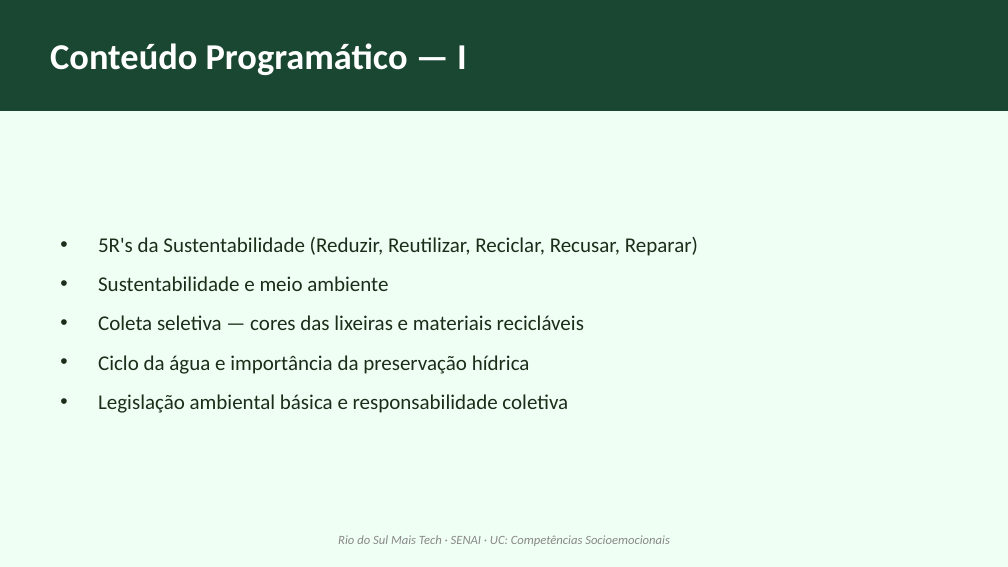
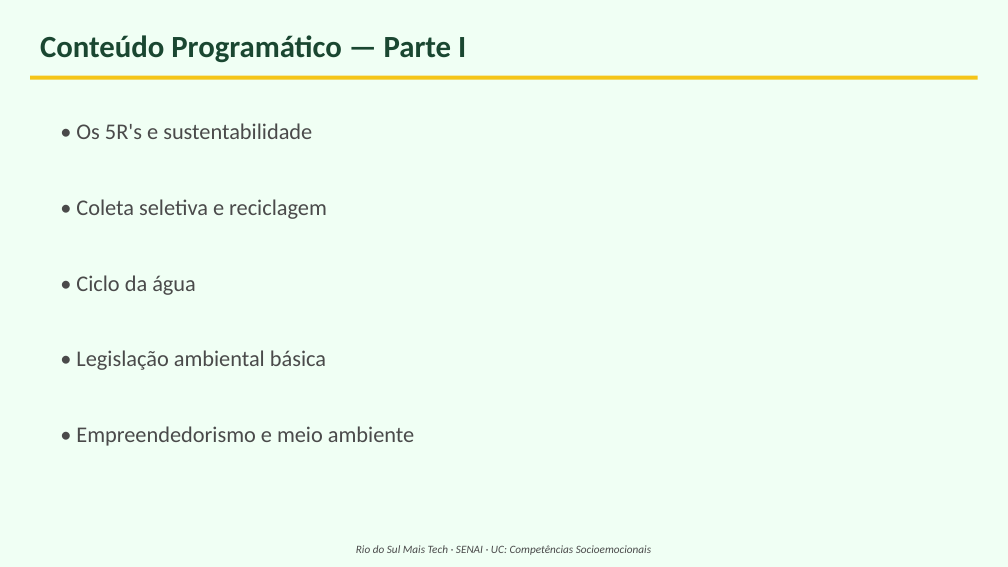
Before and after one commit to Gelvazio/professor-senai, a slide deck: slide 9 of sistema/FICHA-PRODUTO-MAIS-TECH/CompetenciasSocioemocionaisEmpreendedorismo/Slides_Competencias_Socioemocionais_Empreendedorismo.pptx. Drawn at 1008x567 pixels with LibreOffice and Linux fonts; fonts in the diff are those of the drawing. Boxes give left, top, right and bottom in pixels: in the first picture for what was removed or moved away, otherwise in the second. Text is boxed around its words. In the diff, an @@ line names an element or a change of style, - is before the commit and + after.

Commit message:
feat(uc1): adicionar slides faltantes (IE, liderança, legislação, A3P, SWOT, Canvas, financeiro, negociação, virtudes, pitch)

```diff
--- a/sistema/FICHA-PRODUTO-MAIS-TECH/CompetenciasSocioemocionaisEmpreendedorismo/Slides_Competencias_Socioemocionais_Empreendedorismo.pptx
+++ b/sistema/FICHA-PRODUTO-MAIS-TECH/CompetenciasSocioemocionaisEmpreendedorismo/Slides_Competencias_Socioemocionais_Empreendedorismo.pptx
@@ text at <box>40,35,466,63</box>: text changed; size 26 to 22 pt; text colour #FFFFFF to #1A4731 @@
-Conteúdo Programático — I
+Conteúdo Programático — Parte I
@@ rectangle: place and size @@
-rectangle at <box>0,0,1008,111</box>
+rectangle at <box>30,76,978,80</box>
@@ rectangle at <box>30,76,978,80</box>: fill #1A4731 to #F5C518 @@
@@ text at <box>76,123,312,139</box>: text changed; size 15 to 16 pt; text colour #1A2E1A to #4A4A4A @@
-• 5R's da Sustentabilidade (Reduzir, Reutilizar, Reciclar, Recusar, Reparar)
-• Sustentabilidade e meio ambiente
-• Coleta seletiva — cores das lixeiras e materiais recicláveis
-• Ciclo da água e importância da preservação hídrica
-• Legislação ambiental básica e responsabilidade coletiva
+• Os 5R's e sustentabilidade
@@ text added at <box>76,199,327,219</box>, 16 pt, text #4A4A4A @@
+• Coleta seletiva e reciclagem
@@ text added at <box>76,275,196,295</box>, 16 pt, text #4A4A4A @@
+• Ciclo da água
@@ text added at <box>76,350,326,370</box>, 16 pt, text #4A4A4A @@
+• Legislação ambiental básica
@@ text added at <box>76,426,414,446</box>, 16 pt, text #4A4A4A @@
+• Empreendedorismo e meio ambiente
@@ text "Rio do Sul Mais Tech ...": place and size @@
-text "Rio do Sul Mais Tech ..." at <box>338,535,670,546</box>
+text "Rio do Sul Mais Tech ..." at <box>356,545,651,555</box>
@@ text "Rio do Sul Mais Tech ..." at <box>356,545,651,555</box>: size 9 to 8 pt, text colour #888888 to #4A4A4A @@
```
Also in this commit, not shown: 13 other slides changed, 26 slides added, 16 slides removed.
